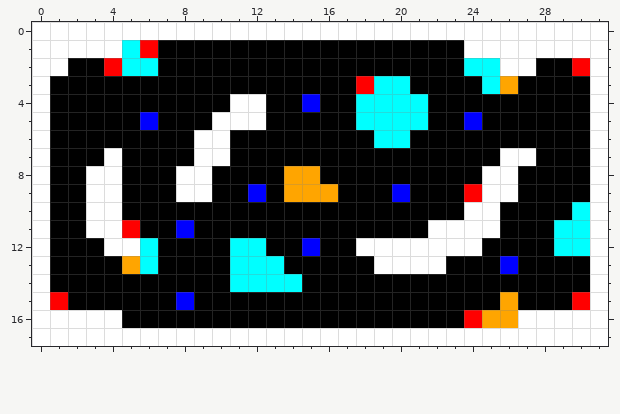
Two versions of one pixel-art sprite, GlobalGameJam2014/GlobalGameJam2014Content/Levels/level16.png. The picture above was drawn from the file before the commit.
The file is 32x18 pixels.
Now the later version:
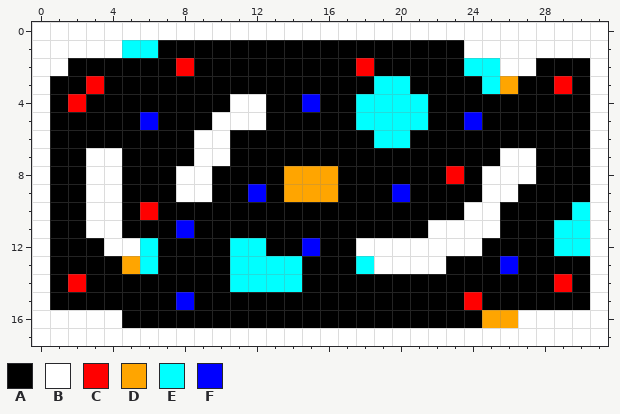
Palette (. is transparent): A #000000  B #ffffff  C #ff0000  D #ffa500  E #00ffff  F #0000ff
Diff:
{"y":1,"x":6,"old":"C","new":"E"}
{"y":2,"x":4,"old":"CEE","new":"AAA"}
{"y":2,"x":8,"old":"A","new":"C"}
{"y":2,"x":18,"old":"A","new":"C"}
{"y":2,"x":30,"old":"C","new":"A"}
{"y":3,"x":3,"old":"A","new":"C"}
{"y":3,"x":18,"old":"C","new":"A"}
{"y":3,"x":29,"old":"A","new":"C"}
{"y":4,"x":2,"old":"A","new":"C"}
{"y":7,"x":3,"old":"A","new":"B"}
{"y":8,"x":16,"old":"A","new":"D"}
{"y":8,"x":23,"old":"A","new":"C"}
{"y":8,"x":27,"old":"A","new":"B"}
{"y":9,"x":24,"old":"C","new":"A"}
{"y":10,"x":6,"old":"A","new":"C"}
{"y":11,"x":5,"old":"C","new":"A"}
{"y":13,"x":14,"old":"A","new":"E"}
{"y":13,"x":18,"old":"A","new":"E"}
{"y":14,"x":2,"old":"A","new":"C"}
{"y":14,"x":29,"old":"A","new":"C"}
{"y":15,"x":1,"old":"C","new":"A"}
{"y":15,"x":24,"old":"A","new":"C"}
{"y":15,"x":26,"old":"D","new":"A"}
{"y":15,"x":30,"old":"C","new":"A"}
{"y":16,"x":24,"old":"C","new":"A"}
